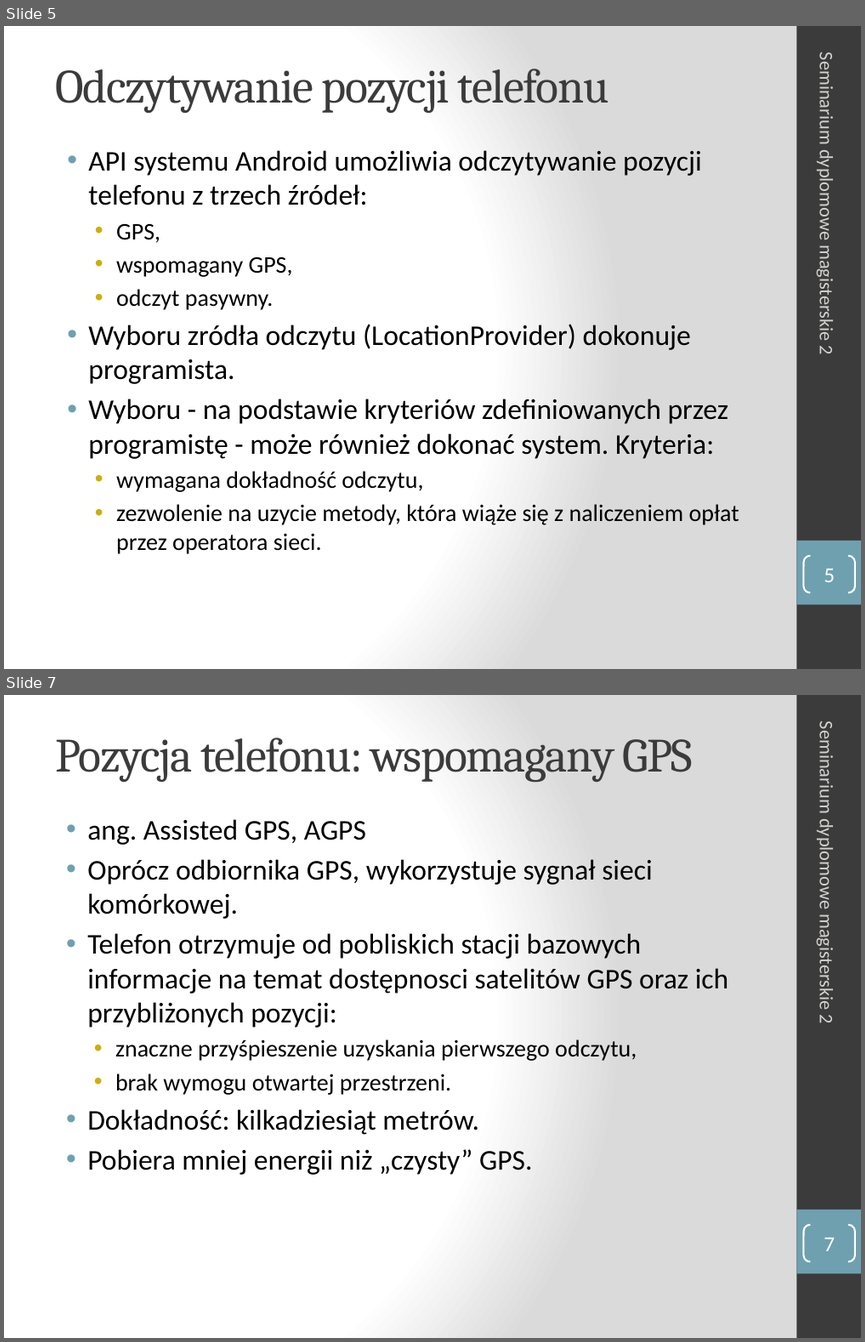
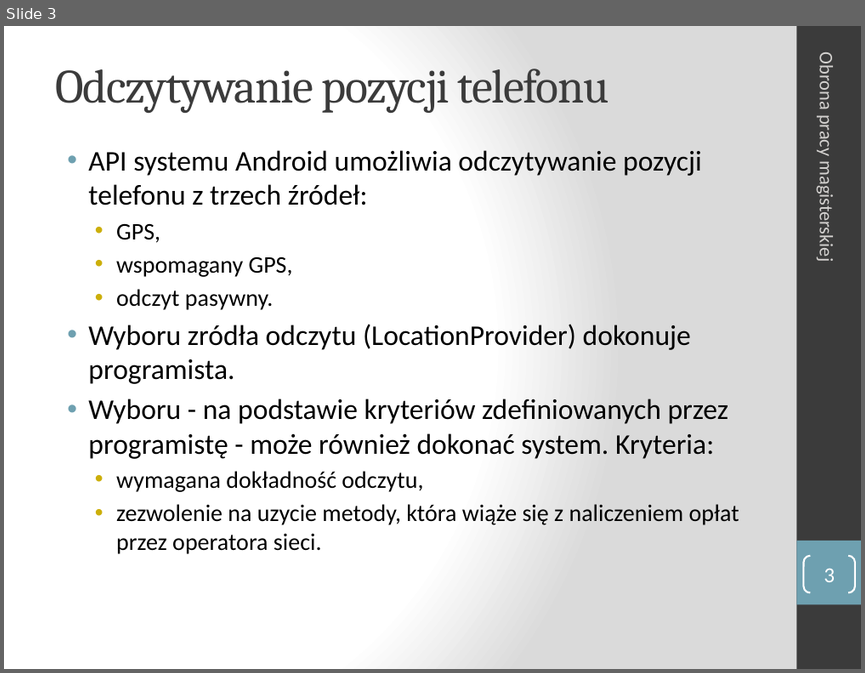
Before and after one commit to manisero/MasterThesis, a slide deck: thesis/presentation/presentation.pptx. Shown one above the other, each under a label of ours: slides 5 and 7 before the commit, slide 3 after it; the slides between them are not shown. The pictures are 865x1342 and 865x673 pixels, drawn with LibreOffice and Linux fonts; fonts in the diff are those of the drawing. Boxes give left, top, right and bottom in pixels: in the first picture for what was removed or moved away, otherwise in the second. Text is boxed around its words. In the diff, an @@ line names an element or a change of style, - is before the commit and + after.

```diff
--- a/thesis/presentation/presentation.pptx
+++ b/thesis/presentation/presentation.pptx
@@ slide 7 removed at (x1=4, y1=695, x2=861, y2=1338), background gradient #FFFFFF to #DADADA; not listed: 2 template elements that a slide beside it also shows @@
@@ title removed at (x1=55, y1=737, x2=693, y2=782) @@
-Pozycja telefonu: wspomagany GPS
@@ text removed at (x1=815, y1=731, x2=838, y2=1023) @@
-Seminarium dyplomowe magisterskie 2
@@ text removed at (x1=87, y1=819, x2=729, y2=1174) @@
-• ang. Assisted GPS, AGPS
-• Oprócz odbiornika GPS, wykorzystuje sygnał sieci komórkowej.
-• Telefon otrzymuje od pobliskich stacji bazowych informacje na temat dostępnosci satelitów GPS oraz ich przybliżonych pozycji:
-  • znaczne przyśpieszenie uzyskania pierwszego odczytu,
-  • brak wymogu otwartej przestrzeni.
-• Dokładność: kilkadziesiąt metrów.
-• Pobiera mniej energii niż „czysty” GPS.
@@ page number removed at (x1=803, y1=1225, x2=855, y2=1261) @@
-7
@@ what was slide 5 is now slide 3 @@
@@ slide 3 changed as well @@
@@ text at (x1=815, y1=57, x2=838, y2=259): text changed @@
-Seminarium dyplomowe magisterskie 2
+Obrona pracy magisterskiej
@@ page number at (x1=823, y1=567, x2=834, y2=582): text changed @@
-5
+3
```
Also in this commit, not shown: 4 other slides changed, 1 slide added, 18 other slides removed, 1 other file.
